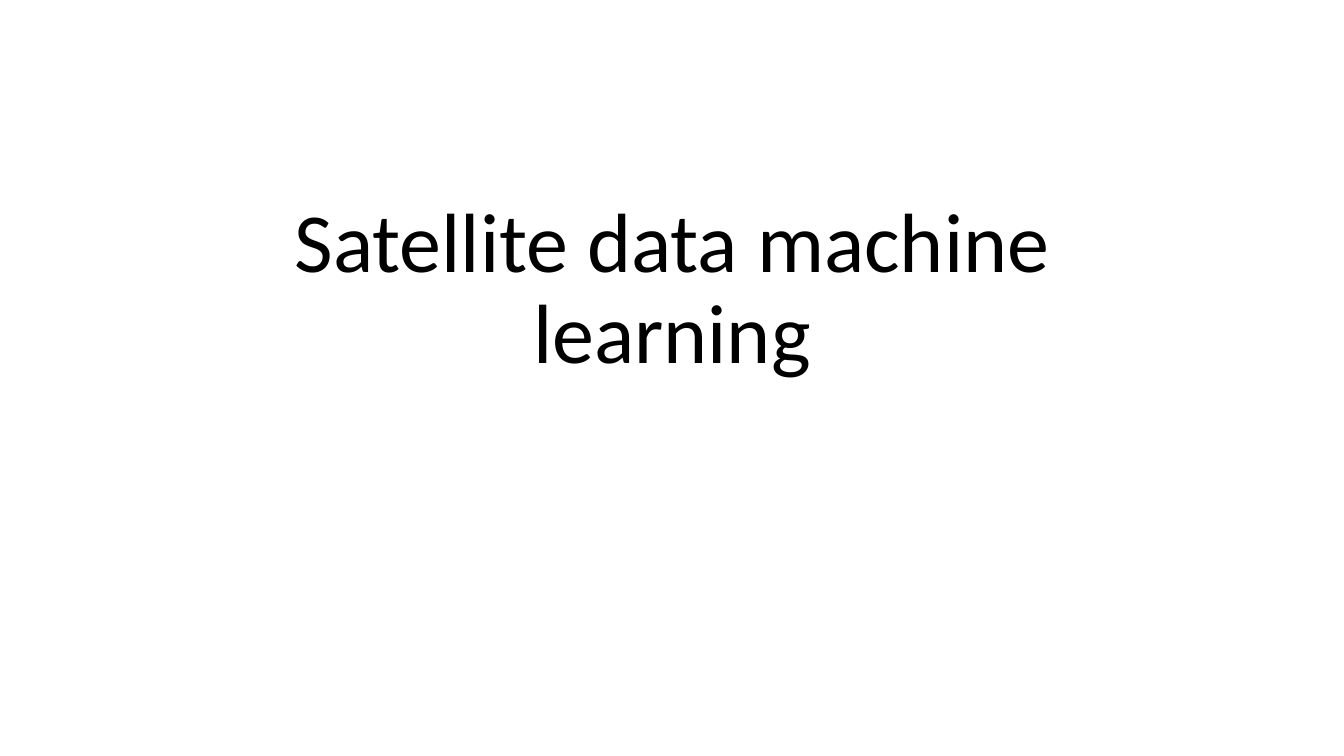
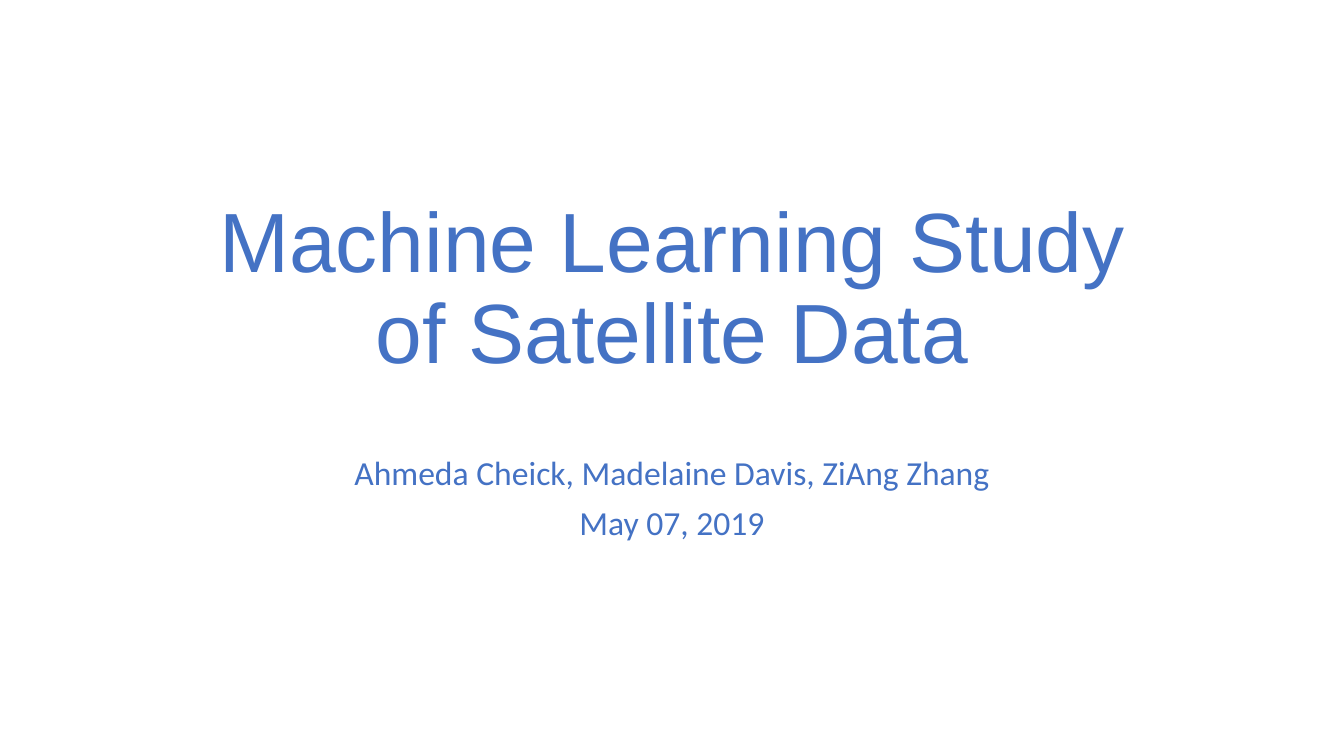
Before and after one commit to ziangzhang10/satellite-data-machine-learning, a slide deck: slide 1 of Proposal/draft_proposal.pptx. Drawn at 1344x756 pixels with LibreOffice and Linux fonts; fonts in the diff are those of the drawing. Boxes give left, top, right and bottom in pixels: in the first picture for what was removed or moved away, otherwise in the second. Text is boxed around its words. In the diff, an @@ line names an element or a change of style, - is before the commit and + after.

```diff
--- a/Proposal/draft_proposal.pptx
+++ b/Proposal/draft_proposal.pptx
@@ title at <box>219,211,1125,364</box>: text changed; font Calibri to Arial; text colour #000000 to #4472C4 @@
-Satellite data machine learning
+Machine Learning Study of Satellite Data
@@ subtitle added at <box>354,461,989,541</box>, 24 pt, text #4472C4 @@
+Ahmeda Cheick, Madelaine Davis, ZiAng Zhang
+May 07, 2019
```
Also in this commit, not shown: 2 other slides changed, 1 slide added, 2 other files.
